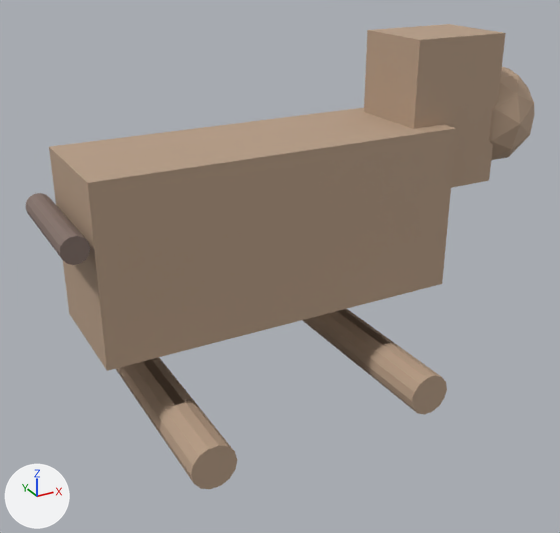
The glTF model public/builder-assets/openlife/pet_horse.glb, before and after one commit.
Rendered twice from a 50 mm lens placed at (-1.082, -2.084, 1.769), pointed at (0.086, 0.039, 0.708). The axes (+X, +Y, +Z) are drawn at lower left. The lights are the same throughout. The first picture is the older version.

Objects in the first picture: 'p000', 'p001', 'p002', 'p003', 'p004', 'p005', 'p006', 'p007'.
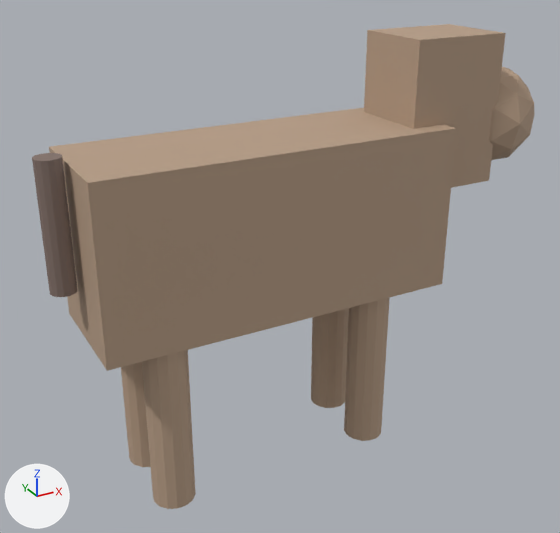
Changed parts and their boxes (x1, y1, x2, y2) in the pictures (560 x 533 px):
'p003', moved, turned: before (116, 357, 237, 489); after (142, 350, 196, 509)
'p004', moved, turned: before (303, 309, 447, 415); after (344, 297, 390, 441)
'p007', moved, turned: before (26, 193, 90, 265); after (32, 153, 78, 297)
'p006', moved, turned (mostly hidden before): before (302, 320, 395, 375); after (311, 308, 349, 408)
'p005', moved, turned (mostly hidden before): before (158, 400, 199, 436); after (121, 362, 151, 467)

Patch to the scene script:
```diff
--- a/public/builder-assets/openlife/pet_horse.glb.py
+++ b/public/builder-assets/openlife/pet_horse.glb.py
@@ ob_p003 @@
 ob_p003 = bpy.data.objects.new('p003', me_geometry_3)
-ob_p003.location = (0.0, 0.0, 0.0)
+ob_p003.location = (0.0, 0.28, 0.52)
+ob_p003.rotation_euler = (1.571, 0.0, 0.0)  # degrees (90, 0, 0)
@@ ob_p004 @@
 ob_p004 = bpy.data.objects.new('p004', me_geometry_4)
-ob_p004.location = (0.0, 0.0, 0.0)
+ob_p004.location = (0.0, 0.28, 0.52)
+ob_p004.rotation_euler = (1.571, 0.0, 0.0)  # degrees (90, 0, 0)
@@ ob_p005 @@
 ob_p005 = bpy.data.objects.new('p005', me_geometry_5)
-ob_p005.location = (0.0, 0.0, 0.0)
+ob_p005.location = (0.0, 0.52, 0.28)
+ob_p005.rotation_euler = (1.571, 0.0, 0.0)  # degrees (90, 0, 0)
@@ ob_p006 @@
 ob_p006 = bpy.data.objects.new('p006', me_geometry_6)
-ob_p006.location = (0.0, 0.0, 0.0)
+ob_p006.location = (0.0, 0.52, 0.28)
+ob_p006.rotation_euler = (1.571, 0.0, 0.0)  # degrees (90, 0, 0)
@@ ob_p007 @@
 ob_p007 = bpy.data.objects.new('p007', me_geometry_7)
-ob_p007.location = (0.0, 0.0, 0.0)
+ob_p007.location = (0.0, 1.0, 1.0)
+ob_p007.rotation_euler = (1.571, 0.0, 0.0)  # degrees (90, 0, 0)
```
